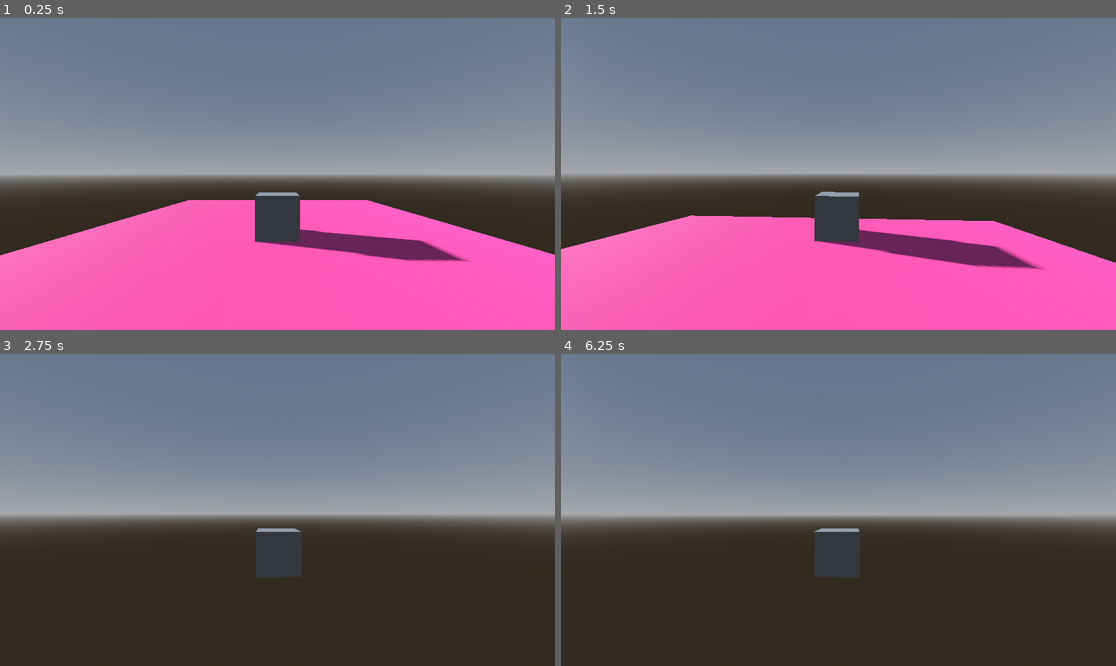
Above: before the commit, frames 1-4 (two rows, left to right).
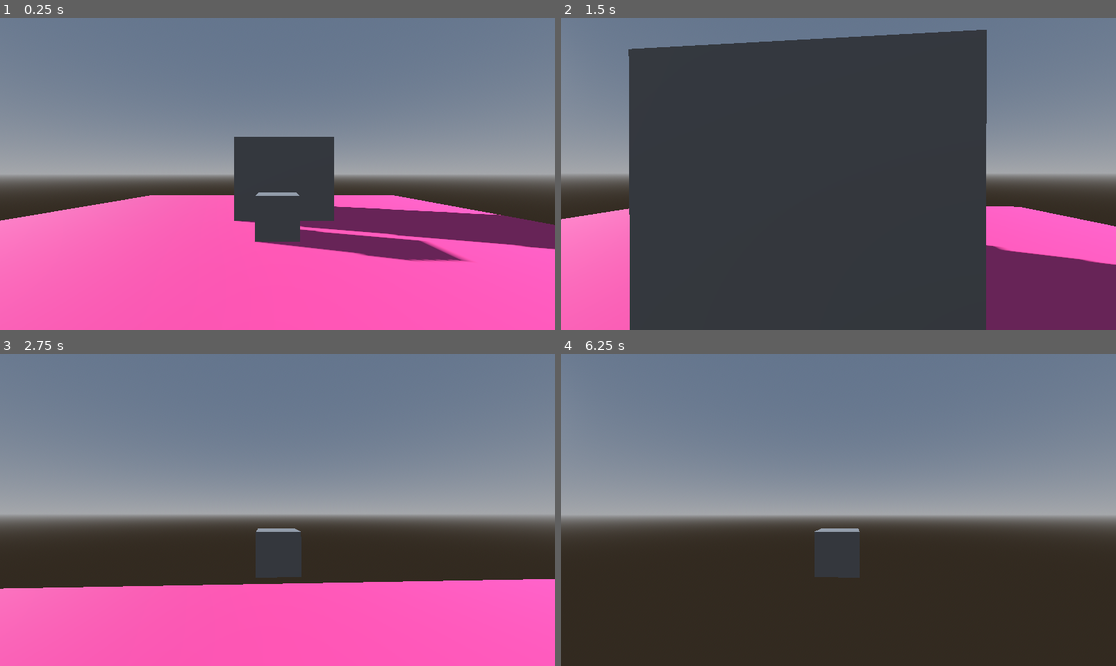
Above: after the commit, the same moments.

Repository: MonkeMango/tooling_game_jam
Game: Godot game, scene res://scenes/levels/test_level.tscn
The game is run twice, just before and just after one commit, with the same random seed, the same clock (stepped at 60 frames per second) and the same inputs.
Inputs (mouse positions are in pixels of both pictures, inside the frame that each line leads up to):
- Up to frame 1 (0.25 s): no input
- Up to frame 2 (1.5 s): tap Enter at 0.5 s; move the mouse to (866, 174) at 0.52 s; hold W (move_up) from 0.53 s (still down); move the mouse to (810, 174) at 1.27 s
- Up to frame 3 (2.75 s): keep holding W (move_up); move the mouse to (288, 503) at 2.02 s
- Up to frame 4 (6.25 s): move the mouse to (832, 516) at 2.77 s; move the mouse to (877, 513) at 3.52 s; tap Space at 4.25, 5.75 s; move the mouse to (794, 506) at 4.27 s; tap Enter at 5 s; move the mouse to (844, 510) at 5.02 s; move the mouse to (816, 503) at 5.77 s; release W (move_up) at 5.78 s; hold D (move_right) from 5.78 s (still down)

The runs differ from the first frame. In frame 1, 10% of the frame differs, in the area x 0-100%, y 38-77%; in frame 2, 64%, in the area x 0-100%, y 3-100%; in frame 3, 26%; in frame 4, less than 0.1%.

Commit message:
Placing parts added!

Diff:
--- /dev/null
+++ b/events.gd
@@ -0,0 +1,3 @@
+extends Node
+
+signal added_part(added_part : String)
--- a/project.godot
+++ b/project.godot
@@ -14,6 +14,10 @@
 run/main_scene="res://scenes/levels/test_level.tscn"
 config/features=PackedStringArray("4.3", "GL Compatibility")
 config/icon="res://icon.svg"
+
+[autoload]
+
+Events="*res://events.gd"
 
 [input]
 
--- a/scenes/levels/test_level.tscn
+++ b/scenes/levels/test_level.tscn
@@ -1,6 +1,8 @@
-[gd_scene load_steps=6 format=3 uid="uid://0kq0kgj4jna8"]
+[gd_scene load_steps=8 format=3 uid="uid://0kq0kgj4jna8"]
 
 [ext_resource type="PackedScene" uid="uid://vylcvl0jnlgl" path="res://scenes/player/player.tscn" id="1_bop7a"]
+[ext_resource type="PackedScene" uid="uid://bxv7qrxfxywqu" path="res://scenes/parts/big_machine.tscn" id="2_441xm"]
+[ext_resource type="PackedScene" uid="uid://d1ov0xgyud4bn" path="res://scenes/parts/BasePart.tscn" id="2_ws47p"]
 
 [sub_resource type="StandardMaterial3D" id="StandardMaterial3D_0qmv1"]
 vertex_color_use_as_albedo = true
@@ -19,9 +21,9 @@
 [node name="TestLevel" type="Node3D"]
 
 [node name="CSGBox3D" type="CSGBox3D" parent="."]
-transform = Transform3D(1, 0, 0, 0, 1, 0, 0, 0, 1, 0.0211258, -0.2146, -0.04105)
+transform = Transform3D(1, 0, 0, 0, 1, 0, 0, 0, 1, -0.370575, -0.2146, 0.468422)
 use_collision = true
-size = Vector3(10.2166, 0.570801, 10.9811)
+size = Vector3(17, 0.570801, 18)
 material = SubResource("StandardMaterial3D_0qmv1")
 
 [node name="Player" parent="." instance=ExtResource("1_bop7a")]
@@ -33,3 +35,9 @@
 [node name="DirectionalLight3D" type="DirectionalLight3D" parent="."]
 transform = Transform3D(-0.308709, 0.297242, -0.903519, 0.096105, 0.954802, 0.281276, 0.946289, 0, -0.323323, 0, 0, 0)
 shadow_enabled = true
+
+[node name="CSGBox3D2" parent="." instance=ExtResource("2_441xm")]
+
+[node name="BasePart" parent="." instance=ExtResource("2_ws47p")]
+transform = Transform3D(1, 0, 0, 0, 1, 0, 0, 0, 1, -6, 0.303549, 6)
+part_name = "Booty"
--- /dev/null
+++ b/scenes/parts/BasePart.tscn
@@ -0,0 +1,21 @@
+[gd_scene load_steps=4 format=3 uid="uid://d1ov0xgyud4bn"]
+
+[ext_resource type="Script" path="res://scenes/parts/base_part.gd" id="1_t0upc"]
+
+[sub_resource type="StandardMaterial3D" id="StandardMaterial3D_i3ud7"]
+vertex_color_use_as_albedo = true
+albedo_color = Color(0, 0.50849, 0.510729, 1)
+
+[sub_resource type="BoxShape3D" id="BoxShape3D_qiln7"]
+
+[node name="BasePart" type="Area3D"]
+script = ExtResource("1_t0upc")
+
+[node name="CSGBox3D" type="CSGBox3D" parent="."]
+transform = Transform3D(0.465275, 0, 0, 0, 0.465275, 0, 0, 0, 0.465275, 0, 0, 0)
+material = SubResource("StandardMaterial3D_i3ud7")
+
+[node name="CollisionShape3D" type="CollisionShape3D" parent="."]
+shape = SubResource("BoxShape3D_qiln7")
+
+[connection signal="body_entered" from="." to="." method="_on_body_entered"]
--- /dev/null
+++ b/scenes/parts/base_part.gd
@@ -0,0 +1,9 @@
+class_name BasePart
+
+extends Area3D
+
+@export var part_name : String
+
+func _on_body_entered(body: Node3D) -> void:
+	if body is Player:
+		body.add_base_part(self)
--- /dev/null
+++ b/scenes/parts/big_machine.gd
@@ -0,0 +1,28 @@
+extends CSGBox3D
+
+
+var parts : Dictionary = {
+	"Booty" : false
+}
+
+# Called when the node enters the scene tree for the first time.
+func _ready() -> void:
+	pass # Replace with function body.
+
+
+# Called every frame. 'delta' is the elapsed time since the previous frame.
+func _process(delta: float) -> void:
+	pass
+
+
+func _on_area_3d_body_entered(body: Node3D) -> void:
+	if body is Player:
+		for key in parts.keys():
+			var part = body.give_part()
+			if !parts.has(part):
+				pass
+			else:
+				parts[key] = true
+				print("Current part added: %s" % key)
+				if body.current_part.part_name == key:
+					body.remove_part(body.current_part)
--- /dev/null
+++ b/scenes/parts/big_machine.tscn
@@ -0,0 +1,19 @@
+[gd_scene load_steps=3 format=3 uid="uid://bxv7qrxfxywqu"]
+
+[ext_resource type="Script" path="res://scenes/parts/big_machine.gd" id="1_kjvs0"]
+
+[sub_resource type="BoxShape3D" id="BoxShape3D_61gvi"]
+size = Vector3(4.06116, 3.5556, 4.52197)
+
+[node name="BigMachine" type="CSGBox3D"]
+transform = Transform3D(1, 0, 0, 0, 1, 0, 0, 0, 1, 0.220215, 1.34829, -2.0791)
+size = Vector3(3.19629, 2.81012, 3.1582)
+script = ExtResource("1_kjvs0")
+
+[node name="Area3D" type="Area3D" parent="."]
+
+[node name="CollisionShape3D" type="CollisionShape3D" parent="Area3D"]
+transform = Transform3D(1, 0, 0, 0, 1, 0, 0, 0, 1, -0.0289917, 0.113678, 0.205688)
+shape = SubResource("BoxShape3D_61gvi")
+
+[connection signal="body_entered" from="Area3D" to="." method="_on_area_3d_body_entered"]
--- a/scenes/player/player.gd
+++ b/scenes/player/player.gd
@@ -14,6 +14,8 @@
 const SPEED = 5.0
 const JUMP_VELOCITY = 4.5
 
+var current_part : Node = null
+
 func _ready() -> void:
 	Input.mouse_mode = Input.MOUSE_MODE_CAPTURED
 
@@ -23,6 +25,9 @@
 		velocity += get_gravity() * delta
 
 	move(delta)
+
+	if current_part != null:
+		current_part.global_position = $Marker3D.global_position
 
 func move(delta : float):
 	var input_vector : Vector3 = Vector3(Input.get_action_strength("move_right") - Input.get_action_strength("move_left"),
@@ -35,3 +40,17 @@
 	velocity.z = input_vector.z * SPEED
 
 	move_and_slide()
+
+
+func add_base_part(new_part : Node3D) -> void:
+	current_part = new_part
+
+func remove_part(part : Node3D) -> void:
+	part.queue_free()
+
+func give_part() -> String:
+	if !current_part:
+		return "kill yourself"
+	else:
+		return current_part.part_name
+		current_part = null
--- a/scenes/player/player.tscn
+++ b/scenes/player/player.tscn
@@ -20,3 +20,6 @@
 script = ExtResource("2_y2k0e")
 
 [node name="Camera3D" type="Camera3D" parent="SpringArm3D"]
+
+[node name="Marker3D" type="Marker3D" parent="."]
+transform = Transform3D(1, 0, 0, 0, 1, 0, 0, 0, 1, 0, 0.518473, 0)
Not shown, added: scenes/parts/big53F9.tmp
